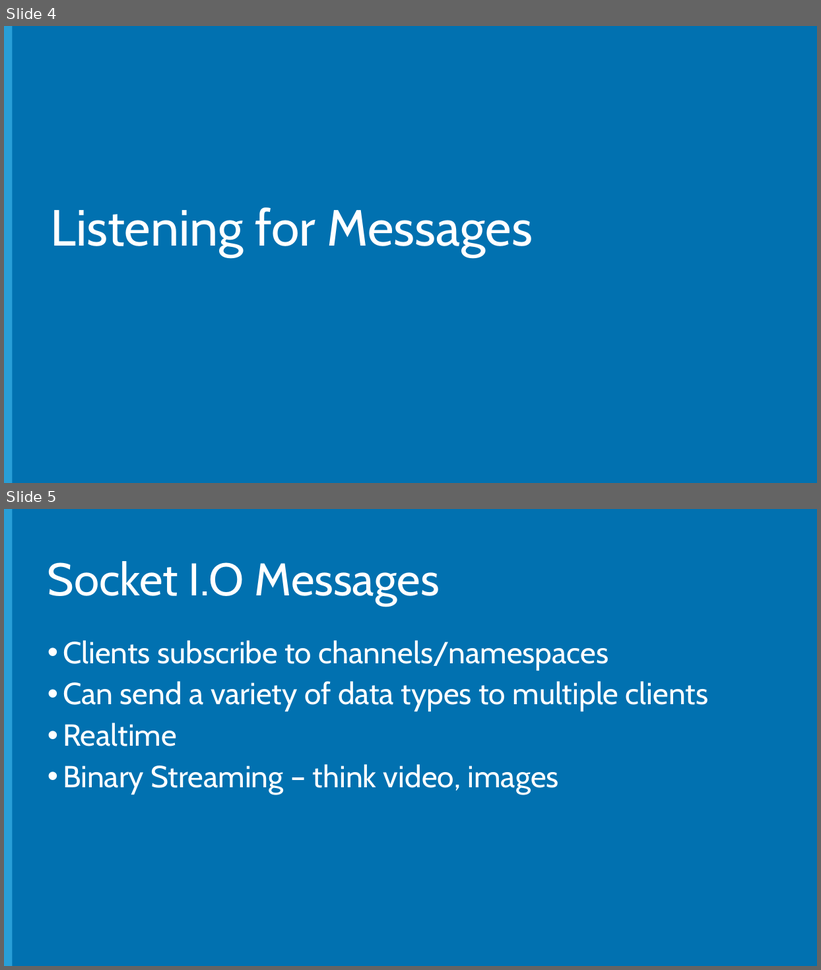
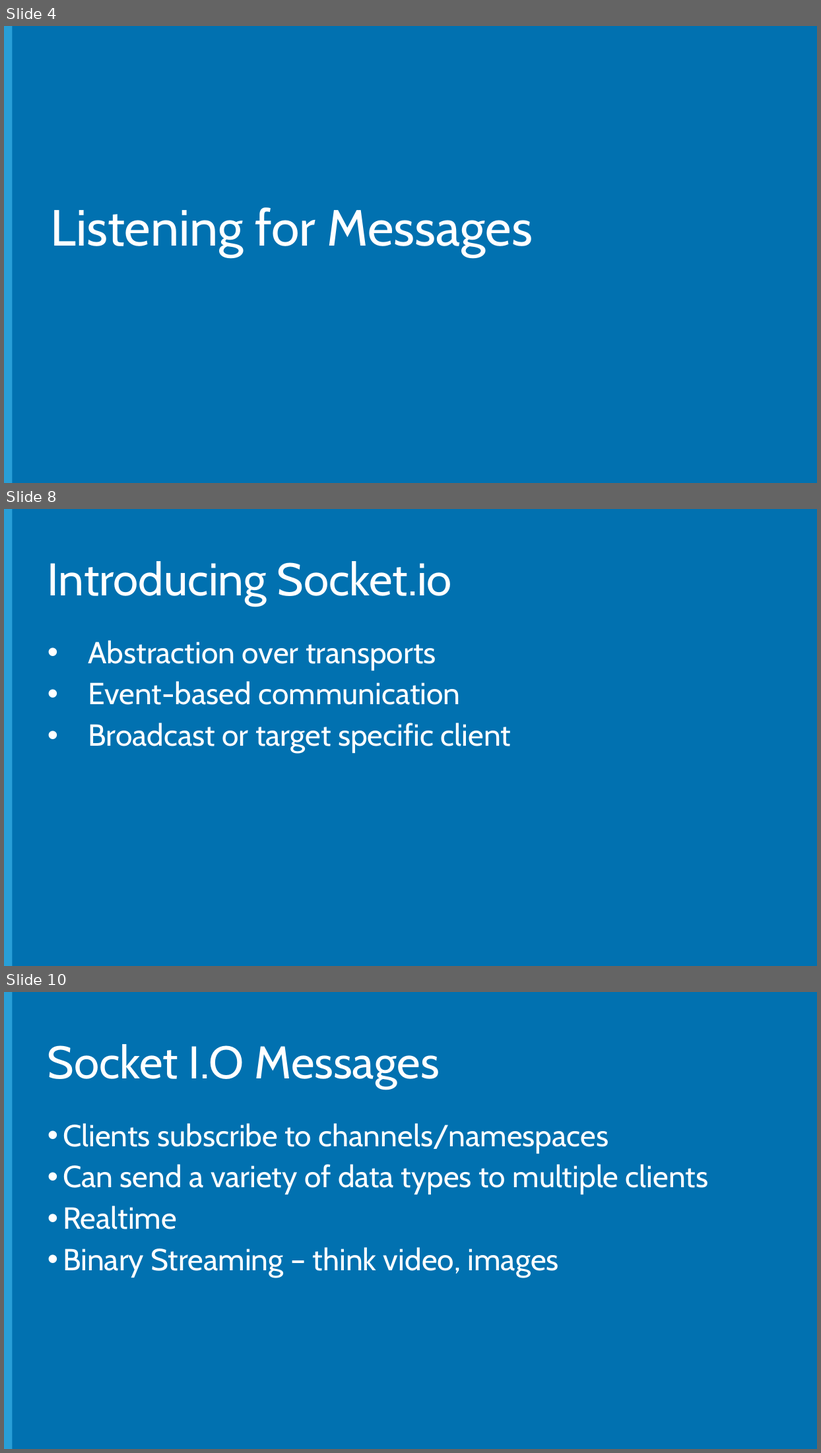
Before and after one commit to Microsoft-Web/NodeCamp, a slide deck: Presentation/ConnectingFrontAndBack/ConnectingFrontAndBack.pptx. Shown one above the other, each under a label of ours: slides 4 and 5 before the commit, slides 4, 8 and 10 after it; the slides between them are not shown. The pictures are 821x970 and 821x1453 pixels, drawn with LibreOffice and Linux fonts; fonts in the diff are those of the drawing; background and template pictures are left out. Boxes give left, top, right and bottom in pixels: in the first picture for what was removed or moved away, otherwise in the second. Text is boxed around its words. In the diff, an @@ line names an element or a change of style, - is before the commit and + after.

```diff
--- a/Presentation/ConnectingFrontAndBack/ConnectingFrontAndBack.pptx
+++ b/Presentation/ConnectingFrontAndBack/ConnectingFrontAndBack.pptx
@@ slide 8 added at [4,509,817,966], background #0171B0; not listed: 1 template element that a slide beside it also shows @@
@@ title added at [48,561,452,606], 54 pt, text #FFFFFF @@
+Introducing Socket.io
@@ text added at [88,640,511,753], 36 pt, text #FFFFFF @@
+• Abstraction over transports
+• Event-based communication
+• Broadcast or target specific client
@@ what was slide 5 is now slide 10 @@
```
Also in this commit, not shown: 4 other slides added, 1 other file.
